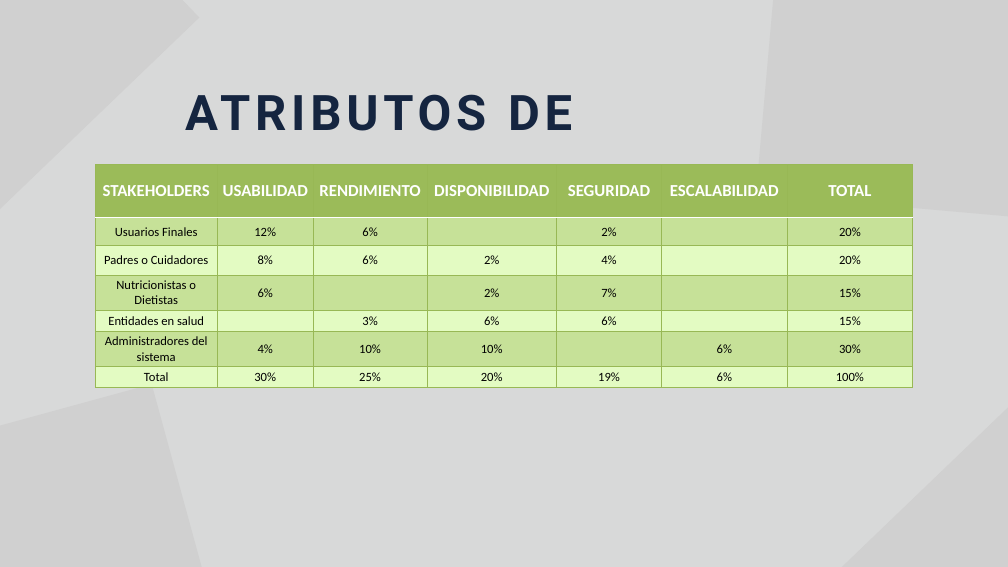
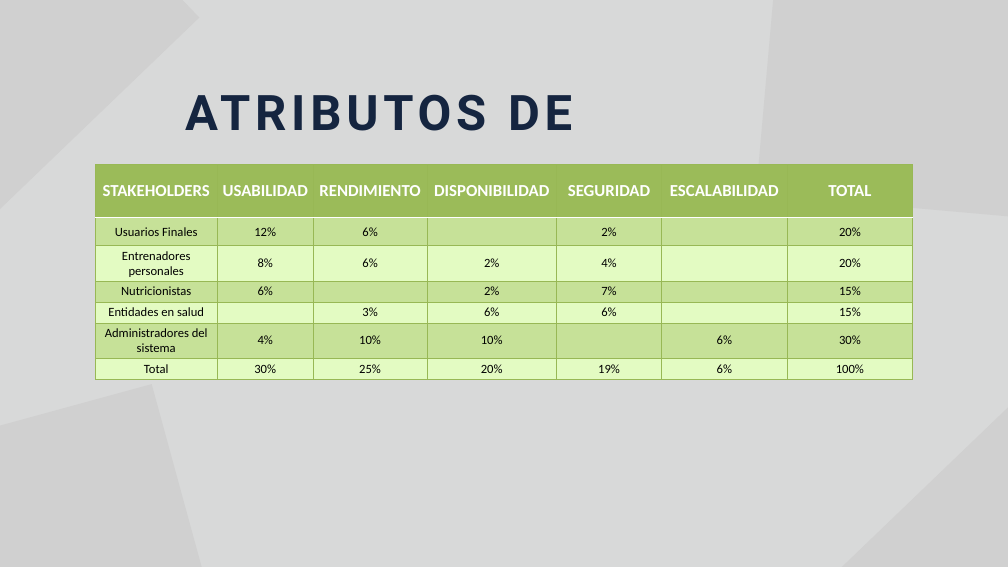
Before and after one commit to Jucer74/SoftwareArchitecture, a slide deck: slide 6 of Project/Context/NutrIA.context.pptx. Drawn at 1008x567 pixels with LibreOffice and Linux fonts; fonts in the diff are those of the drawing; grey boxes stand for pictures. Boxes give left, top, right and bottom in pixels: in the first picture for what was removed or moved away, otherwise in the second. Text is boxed around its words. In the diff, an @@ line names an element or a change of style, - is before the commit and + after.

```diff
--- a/Project/Context/NutrIA.context.pptx
+++ b/Project/Context/NutrIA.context.pptx
@@ table at bbox=[95, 164, 912, 380] @@
-row 3, column 1: Padres o Cuidadores
+row 3, column 1: Entrenadores personales
-row 4, column 1: Nutricionistas o Dietistas
+row 4, column 1: Nutricionistas
```
